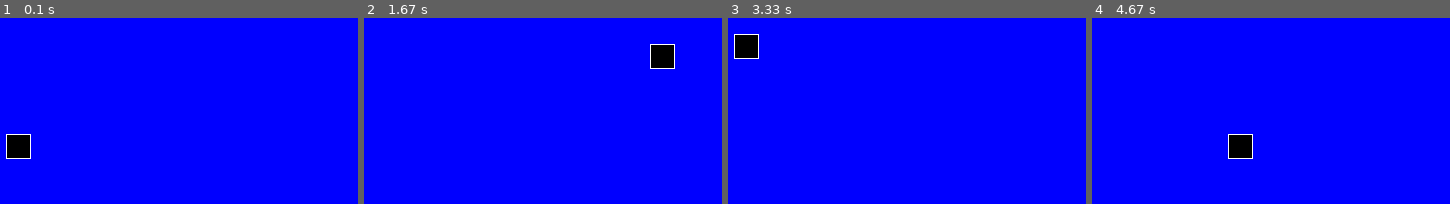
Above: before the commit, frames 1-4 (left to right).
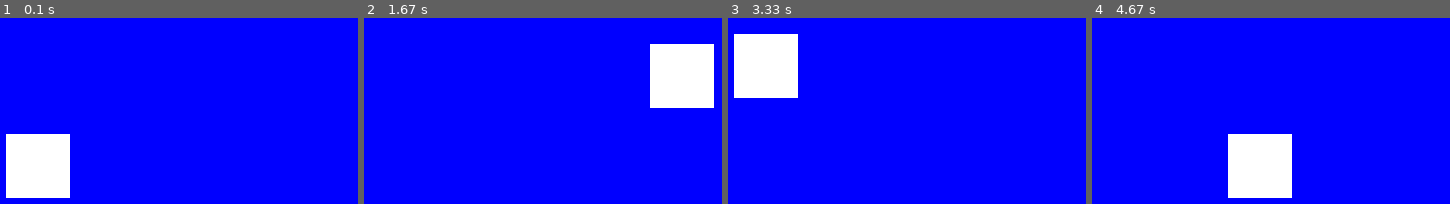
Above: after the commit, the same moments.

Repository: saegl5/myprojects
Game: pygame game, started from Codes/pygame_sprites_part_1.py
The game is run twice, just before and just after one commit, with the same random seed, the same clock (stepped at 60 frames per second) and the same inputs.
Inputs:
- Up to frame 1 (0.1 s): no input
- Up to frame 2 (1.67 s): hold Right 0.33-0.8 s; hold Up 0.83-1.13 s; hold Right 1.17-1.63 s
- Up to frame 3 (3.33 s): hold Left 1.67-2.2 s; hold Down 2.23-2.53 s; hold Left 2.57-2.97 s; hold Up from 3 s (still down)
- Up to frame 4 (4.67 s): release Up at 3.37 s; hold Right 3.4-4.03 s; hold Down 4.07-4.43 s; hold Left from 4.47 s (still down)

The runs differ from the first frame. In frame 1, 6.0% of the frame differs, in the area x 1-20%, y 62-97%; in frame 2, 6.0%; in frame 3, 6.0%; in frame 4, 6.0%.

Commit message:
streamlined, corrected, filled shape, changed size

Diff:
--- a/Codes/pygame_sprites_part_1.py
+++ b/Codes/pygame_sprites_part_1.py
@@ -1,12 +1,10 @@
 import pygame # import the pygame module
 import sys # import the sys module
-#### import random # import the random module
 
 pygame.init() # initialize any submodules that require it
 
 BLUE = pygame.Color("blue") # example
 WHITE = pygame.Color("white")
-#### YELLOW = pygame.Color("yellow")
 
 size = (704, 512) # (width, height) in pixels, example
 screen = pygame.display.set_mode(size) # set up display
@@ -15,9 +13,7 @@
 y_offset = 0
 x_increment = 0
 y_increment = 0
-#### block_list = pygame.sprite.Group() # no longer block_list = []
-sprites = pygame.sprite.Group() # create a list of sprites, no longer sprites = []
-#### score = 0 # initialize score
+sprites = pygame.sprite.Group() # create a list for sprites, no longer sprites = []
 
 pygame.display.set_caption("QUESTABOX's Cool Game") # title, example
 pygame.key.set_repeat(10) # 10 millisecond delay between repeats, optional
@@ -25,26 +21,17 @@
 # --- Functions/Classes
 # def draw_rect(display, x, y, W, H):
 #     # Draw a rectangle
-#     pygame.draw.rect(display, screen, WHITE, (x, y, W, H), width=1)
+#     pygame.draw.rect(display, WHITE, (x, y, W, H), width=0)
 class Rectangle(pygame.sprite.Sprite): # make Rectangle class of same class as sprites, use sentence case to distinguish it from a function
     def __init__(self, COLOR, W, H): # define a constructor (like init() but for classes), class accepts COLOR, width, and height parameters, "__" before and after "init" is a must, requires "self" (like a key to access class)
         super().__init__() # initialize your sprites by calling the constructor of the parent (sprite) class
         size = (W, H) # define size of image, local variable
         self.image = pygame.Surface(size) # makes a blank image using Surface class
-        #### # self.image.fill(WHITE) # background of foreground image
-        #### # self.image.set_colorkey(WHITE) # makes background color transparent
-        pygame.draw.rect(self.image, COLOR, (0, 0, W, H), width=1) # draw on image, draw over entire image with (0, 0, W, H)
-        self.rect = self.image.get_rect() # pair image with rectangle object, so we can give the image a position, sprites simply require more work
+        pygame.draw.rect(self.image, COLOR, (0, 0, W, H), width=0) # draw on image, draw over entire image with (0, 0, W, H)
+        self.rect = self.image.get_rect() # pair image with rectangle object, so we can give the image a position
 # ---------------------
 
-#### for i in range(0, 50): # FOR fifty indices (i.e., each index between 0 and, but not including, 50)
-    #### block = Block(YELLOW, 20, 20) # creates a block
-    #### block.rect.x = random.randrange(0, size[0]-20) # position of block image
-    #### block.rect.y = random.randrange(0, size[1]-20)
-    #### block_list.add(block) # no longer append
-    #### sprites.add(block)
-
-player = Rectangle(WHITE, 25, 25) # creates a "player" sprite, which will be your sprite to play with, don't need screen, will instead use it in drawing code, calling class, sans offsets
+player = Rectangle(WHITE, 64, 64) # creates a "player" sprite, which will be your sprite to play with, don't need screen, will instead use it in drawing code, calling class, sans offsets
 sprites.add(player)
 
 while True: # keeps display open
@@ -71,18 +58,6 @@
     y_offset += y_increment
     player.rect.x = size[0]/2+x_offset # position and offset "player" sprite/image
     player.rect.y = size[1]/2+y_offset
-    #### if player.rect.x < 0:
-        #### player.rect.x = 0 # prevent center point from passing left edge
-    #### elif player.rect.x > size[0]-40: # player block is larger
-        #### player.rect.x = size[0]-40
-    #### if player.rect.y < 0:
-        #### player.rect.y = 0 # prevent center point from passing top edge
-    #### elif player.rect.y > size[1]-40:
-        #### player.rect.y = size[1]-40
-    #### blocks_hit_list = pygame.sprite.spritecollide(player, block_list, True) # list block(s) the player block overlaps, then remove block(s) from block_list and sprites
-    #### for block in blocks_hit_list: # FOR each block in the list
-        #### score +=1 # increment score, resets each time
-        #### print(score) # and print score to console
     # --------------
     screen.fill(BLUE) # clear the display
     # --- Drawing code
